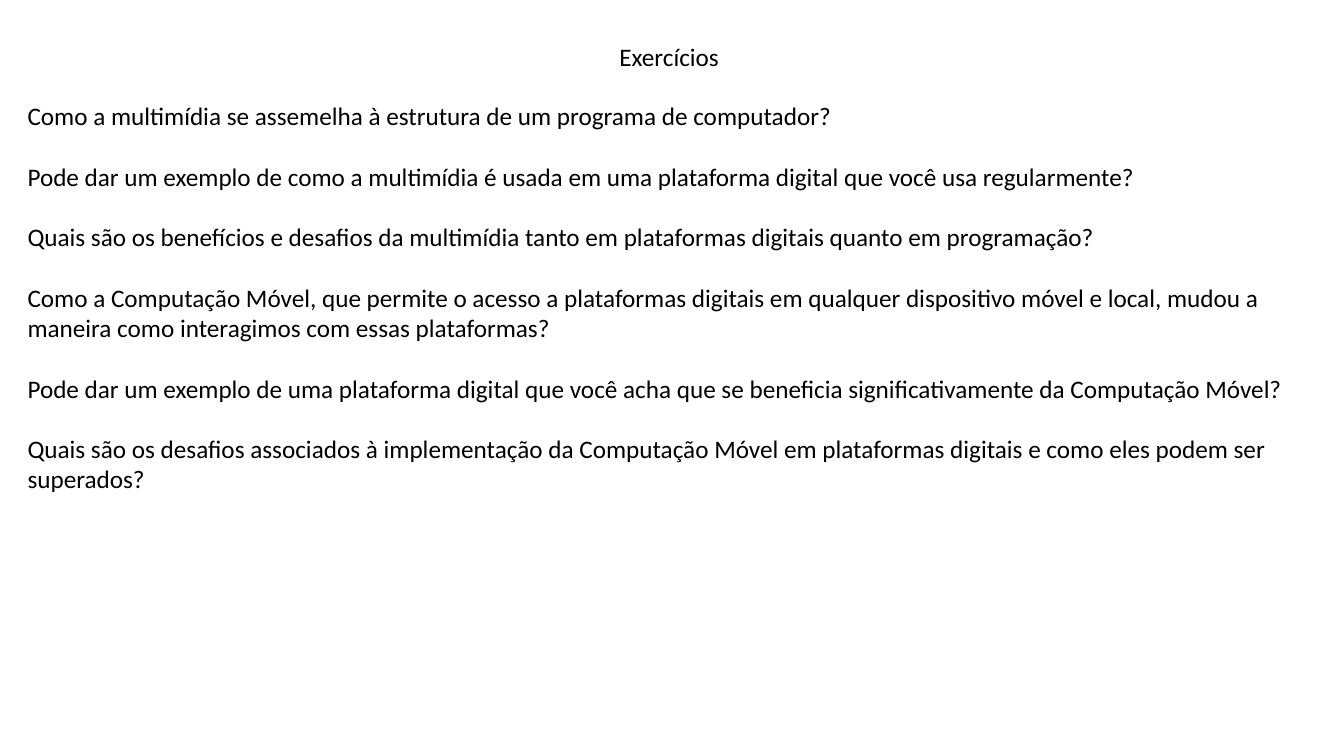
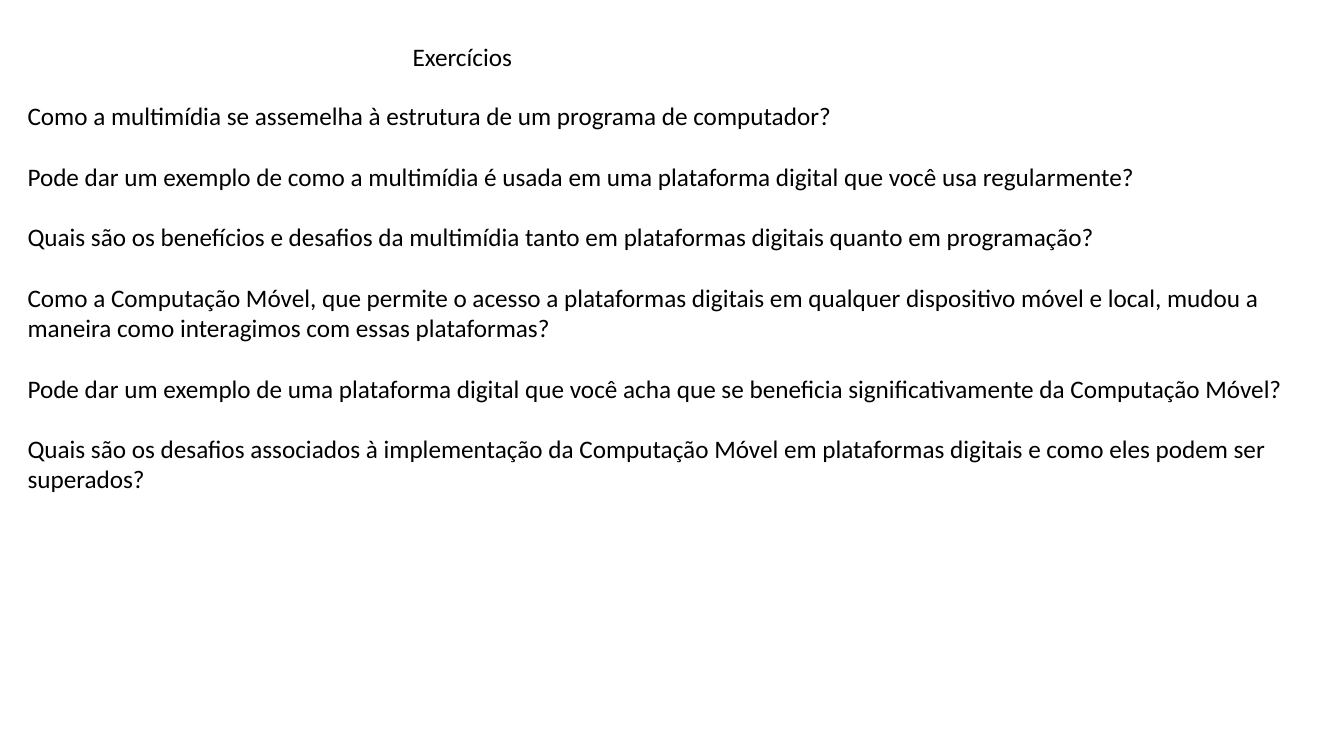
Before and after one commit to E-Mello/PS_Aulas, a slide deck: slide 19 of Aula_06_Plataformas_Digitais_Hipertextualidade_Multimídia_Mobilidade_e_Ubiquidade/Aula_06.pptx. Drawn at 1344x756 pixels with LibreOffice and Linux fonts; fonts in the diff are those of the drawing; background and template pictures are left out. Boxes give left, top, right and bottom in pixels: in the first picture for what was removed or moved away, otherwise in the second. Text is boxed around its words. In the diff, an @@ line names an element or a change of style, - is before the commit and + after.

```diff
--- a/Aula_06_Plataformas_Digitais_Hipertextualidade_Multimídia_Mobilidade_e_Ubiquidade/Aula_06.pptx
+++ b/Aula_06_Plataformas_Digitais_Hipertextualidade_Multimídia_Mobilidade_e_Ubiquidade/Aula_06.pptx
@@ text "Exercícios": place and size @@
-text "Exercícios" at [619,48,718,67]
+text "Exercícios" at [413,48,512,67]
```
Also in this commit, not shown: 6 other slides changed, 2 other files.
